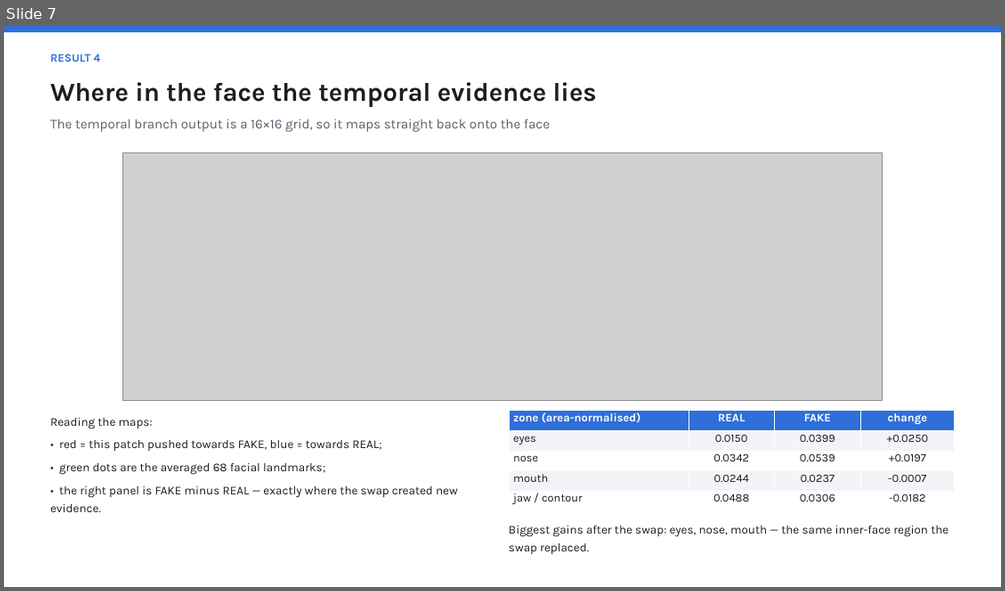
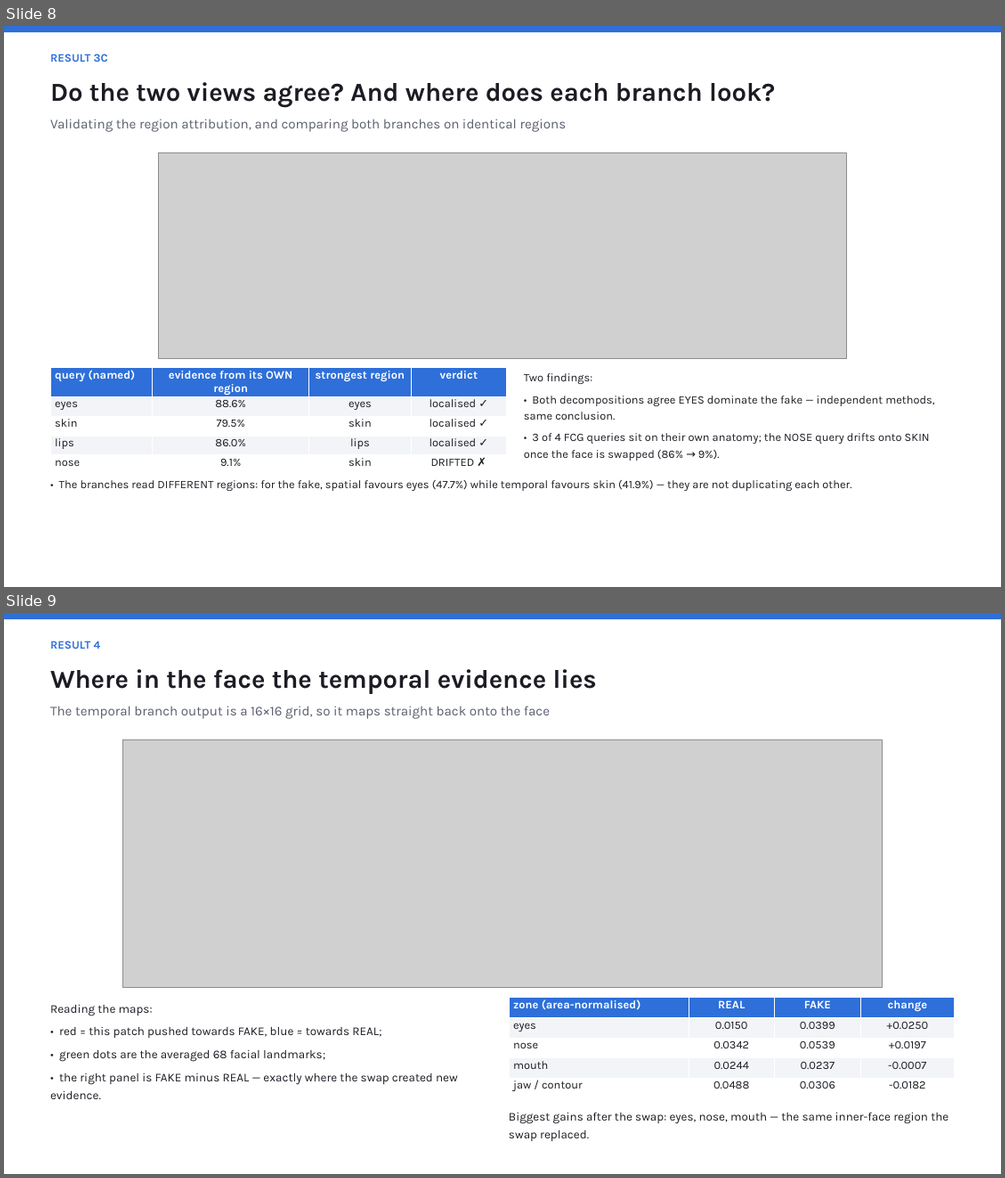
Before and after one commit to roshanraj9136/dfd-fcg-explainability, a slide deck: results/DFD_FCG_Explainability.pptx. Shown one above the other, each under a label of ours: slide 7 before the commit, slides 8 and 9 after it. The pictures are 1005x591 and 1005x1178 pixels, drawn with LibreOffice and Linux fonts; fonts in the diff are those of the drawing; grey boxes stand for pictures. Boxes give left, top, right and bottom in pixels: in the first picture for what was removed or moved away, otherwise in the second. Text is boxed around its words. In the diff, an @@ line names an element or a change of style, - is before the commit and + after.

Commit message:
Add region-based spatial attribution (patches grouped by facial landmarks)
The spatial feature y_s is a sum over the 256 patches as well as over layers and
queries, so the same exact decomposition yields per-patch and per-region shares.
Patches are grouped into eyes/nose/lips/skin/background using the 68 landmarks.

- exact per-region spatial attribution (additivity verified to 4e-16)
- FAKE driven by eye patches 47.7%; REAL by nose patches 55.7% (signed -0.640)
- cross-validates the query-space view (eyes 45.6% vs 47.7%) via an independent route
- branches read different regions: spatial favours eyes, temporal favours skin
- new finding: the nose FCG query is localised on the real face (86.2% own region)
  but drifts onto skin on the fake (9.1%), explaining the query/region discrepancy
- deck extended to 17 slides, layout re-validated

```diff
--- a/results/DFD_FCG_Explainability.pptx
+++ b/results/DFD_FCG_Explainability.pptx
@@ slide 8 added at <box>4,26,1001,587</box>, background #FFFFFF @@
@@ rectangle added at <box>4,26,1001,33</box>, fill #2E6FD9 @@
@@ text added at <box>50,54,108,62</box>, 11 pt, text #2E6FD9, bold @@
+RESULT 3C
@@ text added at <box>50,82,775,107</box>, 25 pt, text #1C1C24, bold @@
+Do the two views agree? And where does each branch look?
@@ text added at <box>50,119,566,132</box>, 13 pt, text #5A5F6E @@
+Validating the region attribution, and comparing both branches on identical regions
@@ picture added at <box>159,153,847,359</box> @@
@@ table added at <box>50,368,507,469</box>, 5 rows, 4 columns @@
+query (named) | evidence from its OWN region | strongest region | verdict
+eyes | 88.6% | eyes | localised ✓
+skin | 79.5% | skin | localised ✓
+lips | 86.0% | lips | localised ✓
+nose | 9.1% | skin | DRIFTED ✗
@@ text added at <box>524,373,934,460</box>, 11 pt, text #1C1C24 @@
+Two findings:
+• Both decompositions agree EYES dominate the fake — independent methods, same conclusion.
+• 3 of 4 FCG queries sit on their own anatomy; the NOSE query drifts onto SKIN once the face is swapped (86% → 9%).
@@ text added at <box>59,480,851,491</box>, 11 pt, text #1C1C24 @@
+• The branches read DIFFERENT regions: for the fake, spatial favours eyes (47.7%) while temporal favours skin (41.9%) — they are not duplicating each other.
@@ what was slide 7 is now slide 9 @@
```
Also in this commit, not shown: 5 slides changed, 1 other slide added, 9 other files.
